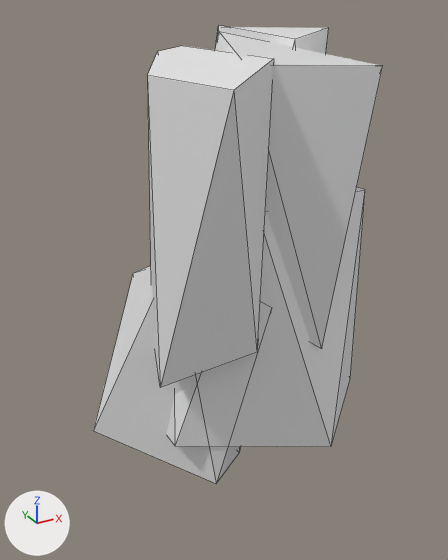
Two versions of the FBX model BlackSmithGame/Assets/3Dmodels/rockcornnerwall_2.fbx, one commit apart.
Both versions are drawn from a 50 mm camera at (-0.91, -2.79, 2.34) aimed at (0.77, 0.27, 0.81). Arrows for +X, +Y and +Z are at lower left; the lights stay in place. Mesh edges are drawn as thin lines. Materials are left out; every surface is plain grey. Where no turn or scale is listed for an object, it has been applied to the vertices.

Before the edit, the objects in view are built like this:
```python
me_icosphere_009 = bpy.data.meshes.new('Icosphere.009')
me_icosphere_009.from_pydata(...)  # 60 vertices, 66 faces; spans x -1.06..0.87, y -1.49..0.4, z -0.42..2.24
me_icosphere_009.materials.append(mat_material_001)
# before: 1 (-0.44, -0.69, 2.16) at pixel (182, 45), 2 (-0.21, -1.19, 2.12) at pixel (273, 58), 3 (-0.6, -1.49, 2.03) at pixel (233, 90), 4 (-0.81, -1.09, 2.07) at pixel (147, 75), 5 (-0.57, -0.64, 2.14) at pixel (157, 51)
# before: 6 (0.0, -0.84, 0.72), 7 (-0.3, -1.25, 0.59) at pixel (256, 352), 8 (-0.86, -1.17, 0.49) at pixel (160, 387), 9 (-0.69, -0.68, 0.6), 10 (-0.24, -0.48, 0.78)
ob_icosphere_004 = bpy.data.objects.new('Icosphere.004', me_icosphere_009)
ob_icosphere_004.location = (1.0, 1.0, 0.0)
```
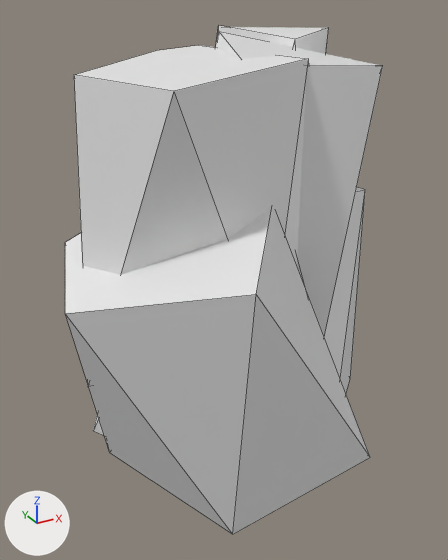
Where the newer file only moved an object's origin or applied its transform, the numbers keep the older frame.

What differs and where, as boxes (x1, y1, x2, y2) in the pictures (448 x 560 px; the box of a moved part takes in the faces that stretch with it):
'Icosphere.004', reshaped (10% wider, 11% taller)
    before: (93, 26, 383, 483)
    after: (65, 26, 383, 534)
part 1 of me_icosphere_009, added
    after: (65, 207, 370, 534)
part 2 of me_icosphere_009, moved or reshaped
    before: (147, 46, 274, 388)
    after: (74, 45, 309, 387)

Patch to the scene script:
```diff
--- a/BlackSmithGame/Assets/3Dmodels/rockcornnerwall_2.fbx.py
+++ b/BlackSmithGame/Assets/3Dmodels/rockcornnerwall_2.fbx.py
@@ me_icosphere_009 @@
 me_icosphere_009.from_pydata(...)  # 60 vertices, 66 faces; spans x -1.06..0.87, y -1.49..0.4, z -0.42..2.24
 # used by ob_icosphere_004; location = (1.0, 1.0, 0.0)
 # verts and faces of me_icosphere_009; kept vertices keep their numbers, new ones are numbered from 60
+# me_icosphere_009 part 1: the loose piece of 10 vertices spanning x -0.72..0.87, y -1.35..-0.07, z -0.24..1.39 is copied, and the copy is multiplied about its middle by the matrix ((0.62, 0.69, -0.373), (-0.767, 0.633, -0.106), (0.163, 0.352, 0.922)), then moved by (-0.59, -0.39, -0.03); it spans x -1.32..0.26, y -1.77..-0.2, z -0.36..1.45
+# me_icosphere_009 part 2
+verts[1] = (-0.35, -0.69, 2.16)  # moved, pixel (198, 45)
+verts[2] = (-0.08, -1.28, 2.12)  # moved, pixel (308, 58)
+verts[3] = (-0.83, -1.4, 2.03)  # moved, pixel (173, 91)
+verts[4] = (-1.09, -0.92, 2.07)  # moved, pixel (73, 74)
+verts[5] = (-0.56, -0.59, 2.14)  # moved, pixel (155, 50)
+verts[6] = (0.38, -1.04, 0.72)  # moved
+verts[7] = (-0.25, -1.3, 0.59)  # moved
+verts[8] = (-1.19, -0.98, 0.49)  # moved, pixel (87, 386)
+verts[9] = (-0.79, -0.58, 0.6)  # moved
+verts[10] = (0.05, -0.58, 0.78)  # moved
```
